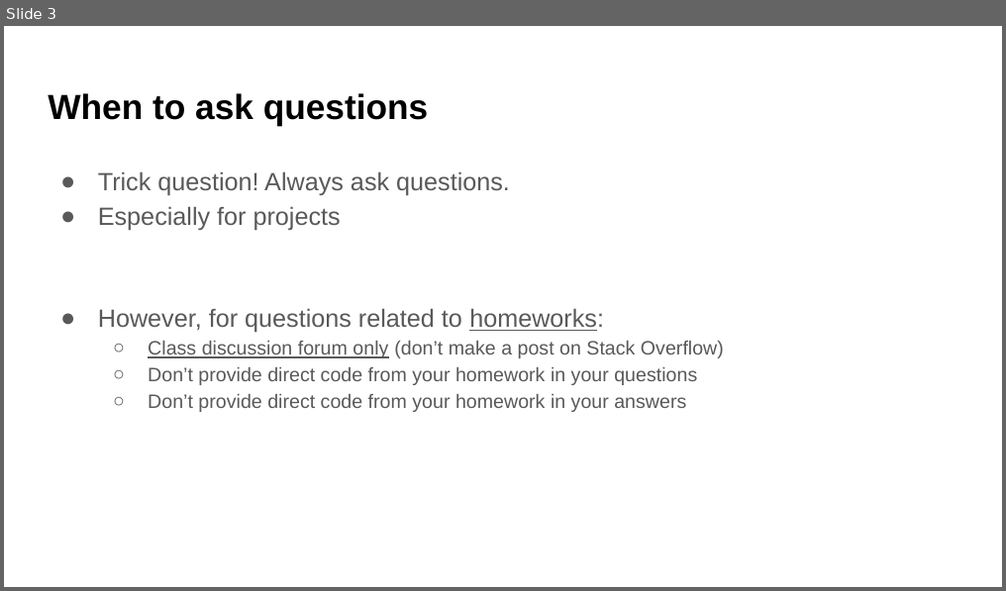
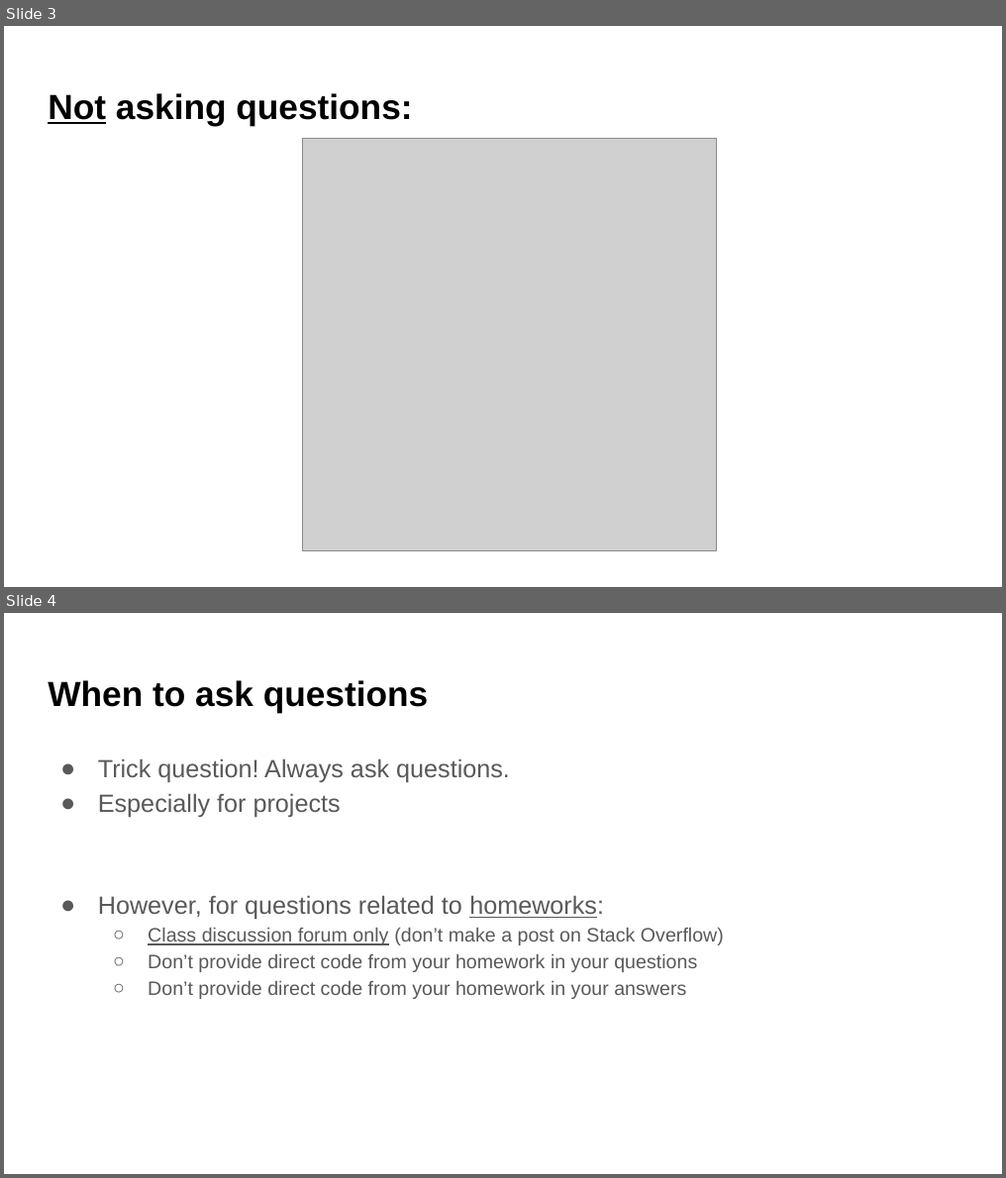
Before and after one commit to UWDATA515/lecture-materials, a slide deck: 01/DATA515_01_AskingQuestions.pptx. Shown one above the other, each under a label of ours: slide 3 before the commit, slides 3 and 4 after it. The pictures are 1006x591 and 1006x1178 pixels, drawn with LibreOffice and Linux fonts; fonts in the diff are those of the drawing; grey boxes stand for pictures; background and template pictures are left out. Boxes give left, top, right and bottom in pixels: in the first picture for what was removed or moved away, otherwise in the second. Text is boxed around its words. In the diff, an @@ line names an element or a change of style, - is before the commit and + after.

```diff
--- a/01/DATA515_01_AskingQuestions.pptx
+++ b/01/DATA515_01_AskingQuestions.pptx
@@ slide 3 added at (4, 26, 1002, 587), background picture (left out) @@
@@ title added at (48, 93, 412, 125), 25.2 pt, text #000000, bold @@
+Not asking questions:
@@ picture added at (302, 139, 717, 551) @@
@@ what was slide 3 is now slide 4 @@
```
Also in this commit, not shown: 10 slides changed, 2 other slides added, 3 other files.
